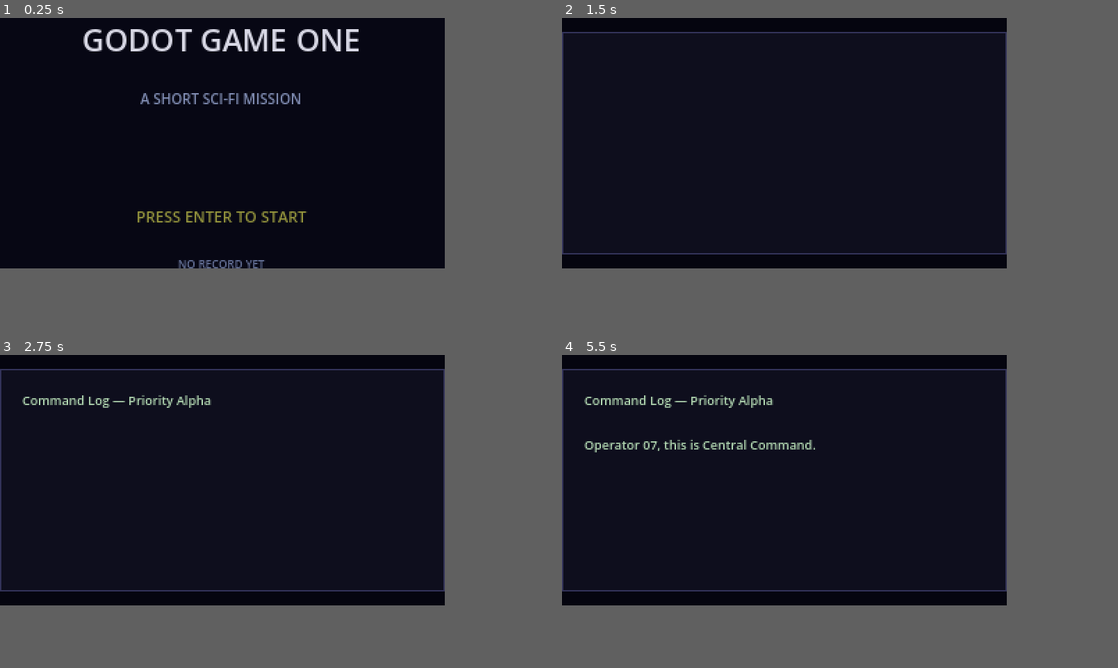
Above: before the commit, frames 1-4 (two rows, left to right).
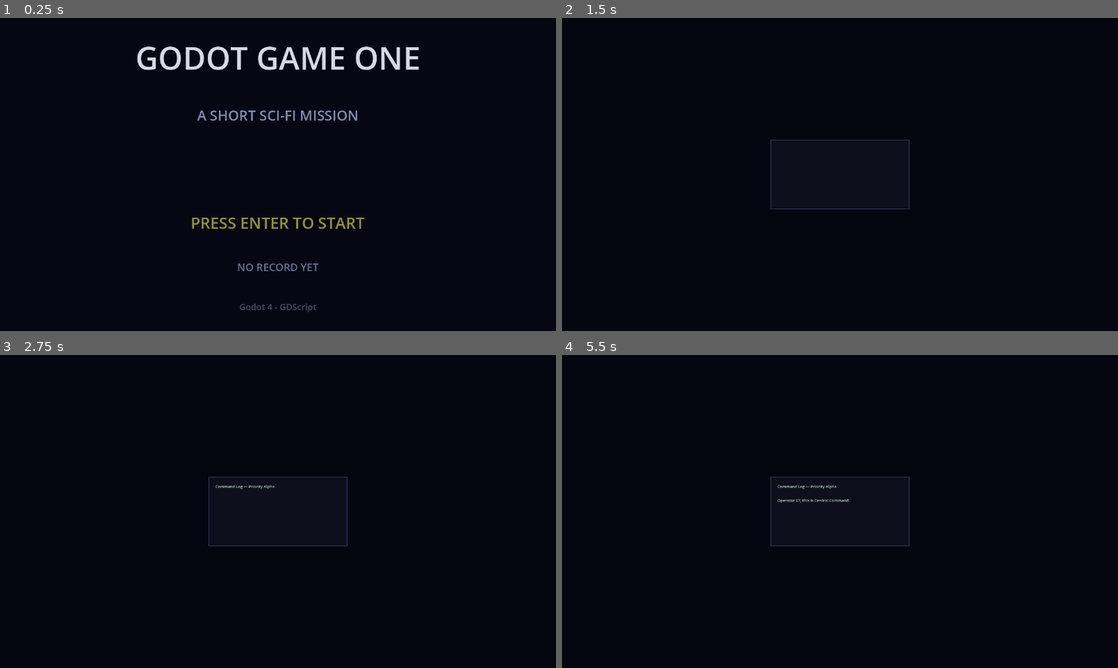
Above: after the commit, the same moments.

Repository: July-X/godot-game-one
Game: Godot game, scene res://scenes/main.tscn
Same seed, same stepped clock (60 frames per second), same inputs: the game is played once before the commit and once after it.
Inputs:
- Up to frame 1 (0.25 s): no input
- Up to frame 2 (1.5 s): tap Enter (ui_accept) at 0.5, 0.77 s; hold Right (ui_right) 0.53-1.28 s; hold Down (ui_down) from 1.28 s (still down)
- Up to frame 3 (2.75 s): tap Enter (ui_accept) at 1.52, 2 s; release Down (ui_down) at 2.03 s; hold Right (ui_right) from 2.03 s (still down)
- Up to frame 4 (5.5 s): release Right (ui_right) at 2.78 s; hold Up (ui_up) 2.78-3.53 s; tap Enter (ui_accept) at 3.02, 3.77, 4.52 s; hold Left (ui_left) 3.53-5.03 s; hold Down (ui_down) from 5.03 s (still down)
In our replay, the window is 640x360 before the commit and 800x450 after it. These sizes can differ from the game's own. Grey fills any space a smaller window leaves; there, only what the larger window draws over its background counts as a difference.

The runs differ from the first frame. In frame 1, 5.5% of the frame differs, in the area x 15-76%, y 3-94%; in frame 2, 1.2%; in frame 3, 1.8%; in frame 4, 2.5%.

Commit message:
feat: 提升分辨率至1280x720 + 完善材质贴图 + 添加操作说明UI

Diff:
--- a/project.godot
+++ b/project.godot
@@ -25,8 +25,8 @@
 
 [display]
 
-window/size/viewport_width=320
-window/size/viewport_height=180
+window/size/viewport_width=1280
+window/size/viewport_height=720
 window/stretch/mode="viewport"
-window/size/initial_window_width=960
-window/size/initial_window_height=540
+window/size/initial_window_width=1280
+window/size/initial_window_height=720
--- a/scenes/entities/enemy_jumper.tscn
+++ b/scenes/entities/enemy_jumper.tscn
@@ -20,16 +20,31 @@
 size = Vector3(0.16, 0.55, 0.16)
 
 [sub_resource type="StandardMaterial3D" id="6"]
-albedo_color = Color(0.2, 0.7, 0.35, 1)
+albedo_color = Color(0.18, 0.65, 0.3, 1)
 shading_mode = 1
+metallic = 0.5
+roughness = 0.4
+emission_enabled = true
+emission = Color(0.05, 0.25, 0.1, 1)
+emission_energy_multiplier = 0.3
 
 [sub_resource type="StandardMaterial3D" id="7"]
-albedo_color = Color(0.15, 0.5, 0.25, 1)
+albedo_color = Color(0.12, 0.45, 0.2, 1)
 shading_mode = 1
+metallic = 0.6
+roughness = 0.35
+emission_enabled = true
+emission = Color(0.03, 0.15, 0.06, 1)
+emission_energy_multiplier = 0.2
 
 [sub_resource type="StandardMaterial3D" id="8"]
-albedo_color = Color(0.9, 0.7, 0.2, 1)
+albedo_color = Color(0.85, 0.65, 0.15, 1)
 shading_mode = 1
+metallic = 0.7
+roughness = 0.2
+emission_enabled = true
+emission = Color(0.35, 0.25, 0.05, 1)
+emission_energy_multiplier = 0.5
 
 [node name="EnemyJumper" type="CharacterBody3D"]
 script = ExtResource("1")
@@ -66,7 +81,6 @@
 mesh = SubResource("4")
 material_override = SubResource("7")
 
-## 跳跃型敌人腿更长
 [node name="LegL" type="MeshInstance3D" parent="ModelRoot"]
 transform = Transform3D(1, 0, 0, 0, 1, 0, 0, 0, 1, -0.12, -0.5, 0)
 mesh = SubResource("5")
--- a/scenes/entities/enemy_patroller.tscn
+++ b/scenes/entities/enemy_patroller.tscn
@@ -20,16 +20,31 @@
 size = Vector3(0.12, 0.4, 0.12)
 
 [sub_resource type="StandardMaterial3D" id="6"]
-albedo_color = Color(0.85, 0.25, 0.2, 1)
+albedo_color = Color(0.8, 0.22, 0.18, 1)
 shading_mode = 1
+metallic = 0.5
+roughness = 0.4
+emission_enabled = true
+emission = Color(0.3, 0.05, 0.03, 1)
+emission_energy_multiplier = 0.3
 
 [sub_resource type="StandardMaterial3D" id="7"]
-albedo_color = Color(0.65, 0.18, 0.15, 1)
+albedo_color = Color(0.6, 0.15, 0.12, 1)
 shading_mode = 1
+metallic = 0.6
+roughness = 0.35
+emission_enabled = true
+emission = Color(0.2, 0.03, 0.02, 1)
+emission_energy_multiplier = 0.2
 
 [sub_resource type="StandardMaterial3D" id="8"]
-albedo_color = Color(0.9, 0.9, 0.35, 1)
+albedo_color = Color(0.9, 0.85, 0.3, 1)
 shading_mode = 1
+metallic = 0.7
+roughness = 0.2
+emission_enabled = true
+emission = Color(0.4, 0.35, 0.1, 1)
+emission_energy_multiplier = 0.5
 
 [node name="EnemyPatroller" type="CharacterBody3D"]
 script = ExtResource("1")
--- a/scenes/entities/enemy_shooter.tscn
+++ b/scenes/entities/enemy_shooter.tscn
@@ -20,16 +20,31 @@
 size = Vector3(0.12, 0.4, 0.12)
 
 [sub_resource type="StandardMaterial3D" id="6"]
-albedo_color = Color(0.55, 0.25, 0.75, 1)
+albedo_color = Color(0.5, 0.22, 0.7, 1)
 shading_mode = 1
+metallic = 0.55
+roughness = 0.35
+emission_enabled = true
+emission = Color(0.2, 0.05, 0.35, 1)
+emission_energy_multiplier = 0.35
 
 [sub_resource type="StandardMaterial3D" id="7"]
-albedo_color = Color(0.4, 0.18, 0.55, 1)
+albedo_color = Color(0.35, 0.15, 0.5, 1)
 shading_mode = 1
+metallic = 0.65
+roughness = 0.3
+emission_enabled = true
+emission = Color(0.12, 0.03, 0.2, 1)
+emission_energy_multiplier = 0.25
 
 [sub_resource type="StandardMaterial3D" id="8"]
-albedo_color = Color(0.9, 0.6, 0.2, 1)
+albedo_color = Color(0.85, 0.55, 0.15, 1)
 shading_mode = 1
+metallic = 0.7
+roughness = 0.2
+emission_enabled = true
+emission = Color(0.4, 0.25, 0.05, 1)
+emission_energy_multiplier = 0.5
 
 [node name="EnemyShooter" type="CharacterBody3D"]
 script = ExtResource("1")
--- a/scenes/entities/player.tscn
+++ b/scenes/entities/player.tscn
@@ -26,16 +26,34 @@
 size = Vector3(0.16, 0.16, 0.8)
 
 [sub_resource type="StandardMaterial3D" id="8"]
-albedo_color = Color(0.3, 0.55, 0.9, 1)
+albedo_color = Color(0.25, 0.5, 0.85, 1)
 shading_mode = 1
+metallic = 0.6
+roughness = 0.35
+emission_enabled = true
+emission = Color(0.08, 0.15, 0.35, 1)
+emission_energy_multiplier = 0.4
 
 [sub_resource type="StandardMaterial3D" id="9"]
-albedo_color = Color(0.2, 0.45, 0.75, 1)
+albedo_color = Color(0.18, 0.4, 0.7, 1)
 shading_mode = 1
+metallic = 0.7
+roughness = 0.3
+emission_enabled = true
+emission = Color(0.05, 0.1, 0.25, 1)
+emission_energy_multiplier = 0.3
 
 [sub_resource type="StandardMaterial3D" id="10"]
-albedo_color = Color(0.7, 0.7, 0.75, 1)
+albedo_color = Color(0.6, 0.6, 0.65, 1)
 shading_mode = 1
+metallic = 0.9
+roughness = 0.15
+
+[sub_resource type="StandardMaterial3D" id="17"]
+albedo_color = Color(0.15, 0.15, 0.2, 1)
+shading_mode = 1
+metallic = 0.8
+roughness = 0.25
 
 [node name="Player" type="CharacterBody3D"]
 script = ExtResource("1")
@@ -61,6 +79,11 @@
 transform = Transform3D(1, 0, 0, 0, 1, 0, 0, 0, 1, 0, 0.12, -0.02)
 mesh = SubResource("6")
 material_override = SubResource("9")
+
+[node name="Visor" type="MeshInstance3D" parent="ModelRoot/Head"]
+transform = Transform3D(1, 0, 0, 0, 1, 0, 0, 0, 1, 0, 0.02, 0.14)
+mesh = SubResource("4")
+material_override = SubResource("17")
 
 [node name="ArmL" type="MeshInstance3D" parent="ModelRoot"]
 transform = Transform3D(1, 0, 0, 0, 1, 0, 0, 0, 1, -0.35, 0.05, 0)
--- a/scenes/levels/level_01.tscn
+++ b/scenes/levels/level_01.tscn
@@ -36,22 +36,49 @@
 size = Vector3(0.8, 0.4, 0.8)
 
 [sub_resource type="StandardMaterial3D" id="11"]
-albedo_color = Color(0.55, 0.55, 0.6, 1)
+albedo_color = Color(0.45, 0.48, 0.55, 1)
+shading_mode = 1
+metallic = 0.3
+roughness = 0.7
 
 [sub_resource type="StandardMaterial3D" id="12"]
-albedo_color = Color(0.15, 0.17, 0.22, 1)
+albedo_color = Color(0.12, 0.14, 0.18, 1)
+shading_mode = 1
+metallic = 0.4
+roughness = 0.6
 
 [sub_resource type="StandardMaterial3D" id="13"]
-albedo_color = Color(0.8, 0.3, 0.25, 1)
+albedo_color = Color(0.7, 0.22, 0.18, 1)
+shading_mode = 1
+metallic = 0.5
+roughness = 0.45
+emission_enabled = true
+emission = Color(0.25, 0.05, 0.03, 1)
+emission_energy_multiplier = 0.2
 
 [sub_resource type="StandardMaterial3D" id="14"]
-albedo_color = Color(0.25, 0.45, 0.7, 1)
+albedo_color = Color(0.2, 0.4, 0.65, 1)
+shading_mode = 1
+metallic = 0.6
+roughness = 0.35
+emission_enabled = true
+emission = Color(0.05, 0.12, 0.25, 1)
+emission_energy_multiplier = 0.25
 
 [sub_resource type="StandardMaterial3D" id="15"]
-albedo_color = Color(0.85, 0.65, 0.15, 1)
+albedo_color = Color(0.75, 0.58, 0.12, 1)
+shading_mode = 1
+metallic = 0.45
+roughness = 0.5
 
 [sub_resource type="StandardMaterial3D" id="16"]
-albedo_color = Color(0.9, 0.9, 0.85, 1)
+albedo_color = Color(0.85, 0.85, 0.8, 1)
+shading_mode = 1
+metallic = 0.2
+roughness = 0.3
+emission_enabled = true
+emission = Color(0.15, 0.35, 0.15, 1)
+emission_energy_multiplier = 0.6
 
 [sub_resource type="BoxMesh" id="17"]
 size = Vector3(0.6, 2.4, 0.6)
--- a/scenes/ui/hud.tscn
+++ b/scenes/ui/hud.tscn
@@ -17,75 +17,98 @@
 [node name="Root" type="Control" parent="."]
 anchor_right = 1.0
 anchor_bottom = 1.0
-offset_right = 0.0
-offset_bottom = 0.0
+
+[node name="ControlsPanel" type="Panel" parent="Root"]
+offset_left = 48.0
+offset_top = 40.0
+offset_right = 420.0
+offset_bottom = 230.0
+theme_override_styles/panel = SubResource("3")
+
+[node name="ControlsLabel" type="Label" parent="Root/ControlsPanel"]
+offset_left = 24.0
+offset_top = 16.0
+offset_right = 356.0
+offset_bottom = 176.0
+theme_override_font_sizes/font_size = 18
+theme_override_colors/font_color = Color(0.6, 0.65, 0.75, 1)
+text = "WASD / ARROWS - MOVE
+ENTER - SHOOT / CONFIRM
+SPACE - JUMP
+F3 - DEBUG
+F5 - RESTART"
+autowrap_mode = 3
 
 [node name="TopBar" type="Control" parent="Root"]
 anchor_right = 1.0
-offset_left = 12.0
-offset_top = 10.0
-offset_right = -12.0
-offset_bottom = 64.0
+offset_left = 440.0
+offset_top = 40.0
+offset_right = -48.0
+offset_bottom = 256.0
 
 [node name="HealthLabel" type="Label" parent="Root/TopBar"]
 offset_left = 0.0
 offset_top = 0.0
-offset_right = 140.0
-offset_bottom = 24.0
-text = "HP 5/5"
+offset_right = 560.0
+offset_bottom = 96.0
+theme_override_font_sizes/font_size = 32
+text = "HP 4/4"
 
 [node name="ObjectiveLabel" type="Label" parent="Root/TopBar"]
 offset_left = 0.0
-offset_top = 22.0
-offset_right = 280.0
-offset_bottom = 46.0
-text = "Reach the relay terminal"
+offset_top = 88.0
+offset_right = 1120.0
+offset_bottom = 184.0
+theme_override_font_sizes/font_size = 28
+text = "Neutralize the patrol and reach the relay terminal"
 
 [node name="DialogueBox" type="Panel" parent="Root"]
 anchor_left = 0.0
 anchor_top = 1.0
 anchor_right = 1.0
 anchor_bottom = 1.0
-offset_left = 12.0
-offset_top = -50.0
-offset_right = -12.0
-offset_bottom = -12.0
+offset_left = 48.0
+offset_top = -200.0
+offset_right = -48.0
+offset_bottom = -48.0
+theme_override_styles/panel = SubResource("2")
 
 [node name="StoryLabel" type="Label" parent="Root/DialogueBox"]
-offset_left = 12.0
-offset_top = 10.0
-offset_right = 290.0
-offset_bottom = 34.0
-text = "Command: hold the line and retrieve the data core."
+offset_left = 48.0
+offset_top = 40.0
+offset_right = 1160.0
+offset_bottom = 136.0
+theme_override_font_sizes/font_size = 24
 autowrap_mode = 3
 
 [node name="DamageFeedLabel" type="Label" parent="Root"]
-	anchor_left = 0.5
-	anchor_top = 1.0
-	anchor_right = 0.5
-	anchor_bottom = 1.0
-	offset_left = -80.0
-	offset_top = -70.0
-	offset_right = 80.0
-	offset_bottom = -50.0
-	theme_override_font_sizes/font_size = 9
-	theme_override_colors/font_color = Color(1.0, 0.85, 0.3, 1.0)
-	horizontal_alignment = 1
-	autowrap_mode = 3
+anchor_left = 0.5
+anchor_top = 1.0
+anchor_right = 0.5
+anchor_bottom = 1.0
+offset_left = -320.0
+offset_top = -280.0
+offset_right = 320.0
+offset_bottom = -200.0
+theme_override_font_sizes/font_size = 28
+theme_override_colors/font_color = Color(1.0, 0.85, 0.3, 1.0)
+horizontal_alignment = 1
+autowrap_mode = 3
 
 [node name="DebugPanel" type="Panel" parent="Root"]
 visible = false
-offset_left = 12.0
-offset_top = 108.0
-offset_right = 260.0
-offset_bottom = 168.0
+offset_left = 48.0
+offset_top = 432.0
+offset_right = 1040.0
+offset_bottom = 672.0
+theme_override_styles/panel = SubResource("3")
 
 [node name="DebugLabel" type="Label" parent="Root/DebugPanel"]
-offset_left = 8.0
-offset_top = 6.0
-offset_right = 240.0
-offset_bottom = 56.0
-text = "debug"
+offset_left = 32.0
+offset_top = 24.0
+offset_right = 960.0
+offset_bottom = 224.0
+theme_override_font_sizes/font_size = 16
 autowrap_mode = 3
 
 [node name="ResultPanel" type="Panel" parent="Root"]
@@ -94,10 +117,6 @@
 anchor_top = 0.0
 anchor_right = 1.0
 anchor_bottom = 1.0
-offset_left = 0.0
-offset_top = 0.0
-offset_right = 0.0
-offset_bottom = 0.0
 theme_override_styles/panel = SubResource("1")
 
 [node name="CenterBox" type="CenterContainer" parent="Root/ResultPanel"]
@@ -105,45 +124,44 @@
 anchor_top = 0.0
 anchor_right = 1.0
 anchor_bottom = 1.0
-offset_left = 40.0
-offset_top = 40.0
-offset_right = -40.0
-offset_bottom = -40.0
+offset_left = 160.0
+offset_top = 160.0
+offset_right = -160.0
+offset_bottom = -160.0
 
 [node name="VBox" type="VBoxContainer" parent="Root/ResultPanel/CenterBox"]
-custom_minimum_size = Vector2(200, 0)
-theme_override_constants/separation = 12
+custom_minimum_size = Vector2(400, 0)
+theme_override_constants/separation = 48
 
 [node name="TitleLabel" type="Label" parent="Root/ResultPanel/CenterBox/VBox"]
-custom_minimum_size = Vector2(0, 0)
-theme_override_font_sizes/font_size = 18
+theme_override_font_sizes/font_size = 48
 theme_override_colors/font_color = Color(0.9, 0.9, 0.85, 1)
 horizontal_alignment = 1
 
 [node name="Divider" type="HSeparator" parent="Root/ResultPanel/CenterBox/VBox"]
 
 [node name="StoryResultLabel" type="Label" parent="Root/ResultPanel/CenterBox/VBox"]
-theme_override_font_sizes/font_size = 10
+theme_override_font_sizes/font_size = 24
 theme_override_colors/font_color = Color(0.7, 0.7, 0.75, 1)
 autowrap_mode = 3
 horizontal_alignment = 1
 
 [node name="StatsLabel" type="Label" parent="Root/ResultPanel/CenterBox/VBox"]
-	theme_override_font_sizes/font_size = 10
-	theme_override_colors/font_color = Color(0.6, 0.6, 0.65, 1)
-	horizontal_alignment = 1
+theme_override_font_sizes/font_size = 24
+theme_override_colors/font_color = Color(0.6, 0.6, 0.65, 1)
+horizontal_alignment = 1
 
 [node name="TimeLabel" type="Label" parent="Root/ResultPanel/CenterBox/VBox"]
-	theme_override_font_sizes/font_size = 10
-	theme_override_colors/font_color = Color(0.55, 0.65, 0.85, 1)
-	horizontal_alignment = 1
+theme_override_font_sizes/font_size = 24
+theme_override_colors/font_color = Color(0.55, 0.65, 0.85, 1)
+horizontal_alignment = 1
 
 [node name="RecordLabel" type="Label" parent="Root/ResultPanel/CenterBox/VBox"]
-	theme_override_font_sizes/font_size = 8
-	theme_override_colors/font_color = Color(0.5, 0.55, 0.7, 1)
-	horizontal_alignment = 1
+theme_override_font_sizes/font_size = 20
+theme_override_colors/font_color = Color(0.5, 0.55, 0.7, 1)
+horizontal_alignment = 1
 
 [node name="RestartHint" type="Label" parent="Root/ResultPanel/CenterBox/VBox"]
-	theme_override_font_sizes/font_size = 9
-	theme_override_colors/font_color = Color(0.85, 0.85, 0.3, 1)
-	horizontal_alignment = 1
+theme_override_font_sizes/font_size = 24
+theme_override_colors/font_color = Color(0.85, 0.85, 0.3, 1)
+horizontal_alignment = 1
--- a/scenes/ui/title_screen.tscn
+++ b/scenes/ui/title_screen.tscn
@@ -29,37 +29,37 @@
 anchor_bottom = 1.0
 
 [node name="VBox" type="VBoxContainer" parent="Root/CenterContainer"]
-theme_override_constants/separation = 20
+theme_override_constants/separation = 60
 
 [node name="TitleLabel" type="Label" parent="Root/CenterContainer/VBox"]
 text = "GODOT GAME ONE"
-theme_override_font_sizes/font_size = 22
+theme_override_font_sizes/font_size = 72
 theme_override_colors/font_color = Color(0.85, 0.85, 0.9, 1)
 horizontal_alignment = 1
 
 [node name="SubtitleLabel" type="Label" parent="Root/CenterContainer/VBox"]
 text = "A SHORT SCI-FI MISSION"
-theme_override_font_sizes/font_size = 10
+theme_override_font_sizes/font_size = 32
 theme_override_colors/font_color = Color(0.5, 0.55, 0.7, 1)
 horizontal_alignment = 1
 
 [node name="Spacer" type="Control" parent="Root/CenterContainer/VBox"]
-custom_minimum_size = Vector2(0, 30)
+custom_minimum_size = Vector2(0, 80)
 
 [node name="StartHint" type="Label" parent="Root/CenterContainer/VBox"]
 text = "PRESS ENTER TO START"
-theme_override_font_sizes/font_size = 11
+theme_override_font_sizes/font_size = 36
 theme_override_colors/font_color = Color(0.8, 0.8, 0.3, 1)
 horizontal_alignment = 1
 
 [node name="RecordHint" type="Label" parent="Root/CenterContainer/VBox"]
-	text = "NO RECORD YET"
-	theme_override_font_sizes/font_size = 8
-	theme_override_colors/font_color = Color(0.4, 0.45, 0.6, 1)
-	horizontal_alignment = 1
+text = "NO RECORD YET"
+theme_override_font_sizes/font_size = 24
+theme_override_colors/font_color = Color(0.4, 0.45, 0.6, 1)
+horizontal_alignment = 1
 
 [node name="CreditLabel" type="Label" parent="Root/CenterContainer/VBox"]
-	text = "Godot 4 - GDScript"
-	theme_override_font_sizes/font_size = 7
-	theme_override_colors/font_color = Color(0.3, 0.3, 0.4, 1)
-	horizontal_alignment = 1
+text = "Godot 4 - GDScript"
+theme_override_font_sizes/font_size = 20
+theme_override_colors/font_color = Color(0.3, 0.3, 0.4, 1)
+horizontal_alignment = 1
Not shown: 1 places in scenes/entities/enemy_jumper.tscn that only renumber resources
Not shown: 1 places in scenes/entities/enemy_patroller.tscn that only renumber resources
Not shown: 1 places in scenes/entities/enemy_shooter.tscn that only renumber resources
Not shown: 1 places in scenes/entities/player.tscn that only renumber resources
Not shown, changed: .gitignore
